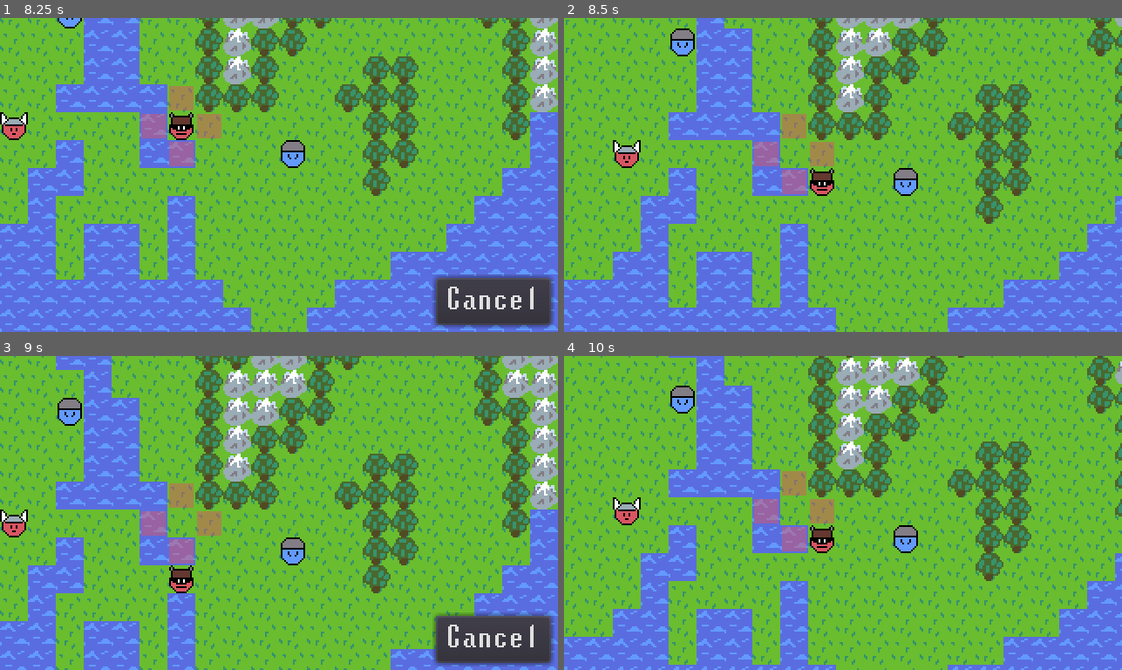
Above: before the commit, frames 1-4 (two rows, left to right).
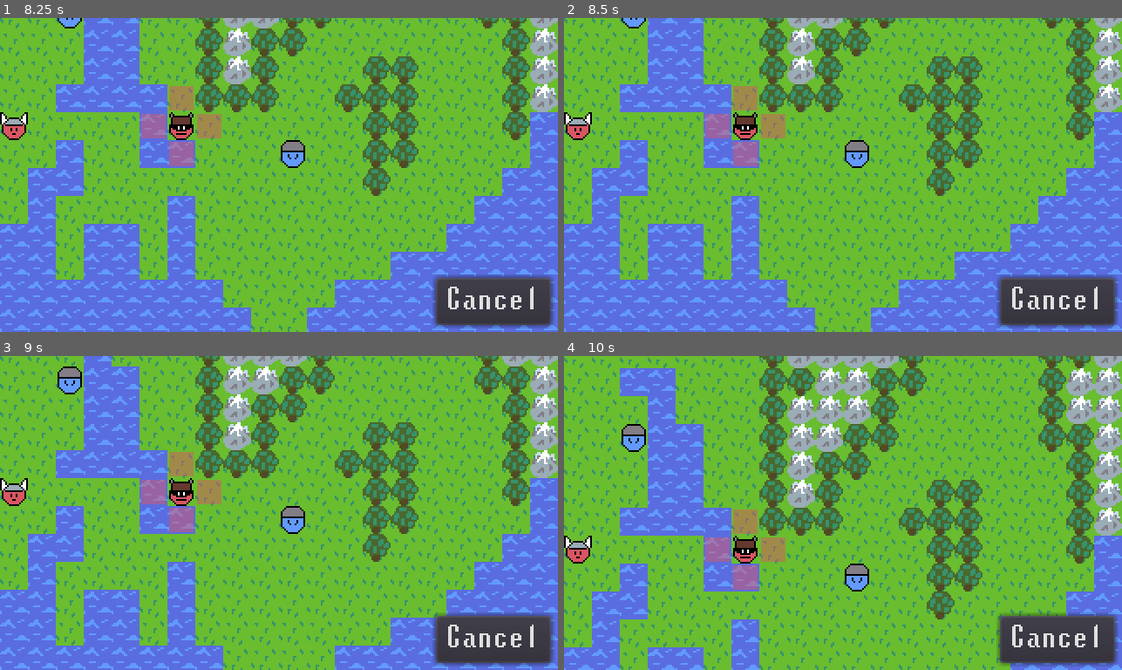
Above: after the commit, the same moments.

Repository: AaronWizard/LegendsOfMajesticSteel
Game: Godot game, scene res://src/game/Game.tscn
Two runs of this game, one before a commit and one after it. Both use one fixed random seed, a clock stepped at 60 frames per second and the inputs below.
Inputs (mouse positions are in pixels of both pictures, inside the frame that each line leads up to):
- Up to frame 1 (8.25 s): click "Wait" at 0.5 s; click "Attack" at 1.25 s; tap Enter at 2, 5, 6.5 s; move the mouse to (251, 237) at 2.02 s; click (251, 237) at 2.17 s; click "Cancel" at 2.75 s; click "Attack" at 3.5 s; tap Space at 4.25, 5.75, 7.25 s; drag from (446, 222) to (251, 237) at 4.27 s; move the mouse to (111, 127) at 5.02 s; click (111, 127) at 5.17 s; drag from (306, 175) to (111, 127) at 5.77 s; move the mouse to (195, 96) at 6.52 s; click (195, 96) at 6.67 s; drag from (401, 159) to (195, 96) at 7.27 s; move the mouse to (167, 190) at 8.02 s; click (167, 190) at 8.17 s
- Up to frame 2 (8.5 s): no input
- Up to frame 3 (9 s): drag from (334, 443) to (167, 528) at 8.77 s
- Up to frame 4 (10 s): move the mouse to (815, 575) at 9.52 s; click (815, 575) at 9.67 s

Frame 1 is identical in both runs. In frame 2, 58% of the frame differs, in the area x 0-100%, y 0-100%; in frame 3, 41%; in frame 4, 58%.

Commit message:
Working on clicking to move vs clicking to target

Diff:
--- a/src/actions/Move.gd
+++ b/src/actions/Move.gd
@@ -25,15 +25,15 @@
 
 func allow_cancel(gui: BattleGUI) -> void:
 	# warning-ignore:return_value_discarded
-	gui.connect("mouse_clicked", self, "_click_to_cancel", [], CONNECT_ONESHOT)
+	gui.connect("clicked_to_move", self, "_click_to_cancel", [], CONNECT_ONESHOT)
 	# In case move not cancelled
 	# warning-ignore:return_value_discarded
 	connect("finished", self, "_disconnect_from_gui", [gui], CONNECT_ONESHOT)
 
 
 func _disconnect_from_gui(gui: BattleGUI) -> void:
-	if gui.is_connected("mouse_clicked", self, "_click_to_cancel"):
-		gui.disconnect("mouse_clicked", self, "_click_to_cancel")
+	if gui.is_connected("clicked_to_move", self, "_click_to_cancel"):
+		gui.disconnect("clicked_to_move", self, "_click_to_cancel")
 
 
 func _click_to_cancel(_position) -> void:
--- a/src/ai/Player.gd
+++ b/src/ai/Player.gd
@@ -18,8 +18,11 @@
 func _connect_to_gui(gui: BattleGUI) -> void:
 	gui.buttons_visible = true
 	gui.dragging_enabled = true
+
 	# warning-ignore:return_value_discarded
-	gui.connect("mouse_clicked", self, "_map_clicked")
+	gui.connect("clicked_to_move", self, "_move")
+	# warning-ignore:return_value_discarded
+	gui.connect("clicked_to_target", self, "_target_ability")
 	# warning-ignore:return_value_discarded
 	gui.connect("wait_pressed", self, "_wait_clicked")
 
@@ -27,11 +30,12 @@
 func _disconnect_from_gui(gui: BattleGUI) -> void:
 	gui.buttons_visible = false
 	gui.dragging_enabled = false
-	gui.disconnect("mouse_clicked", self, "_map_clicked")
+	gui.disconnect("clicked_to_move", self, "_move")
+	gui.disconnect("clicked_to_target", self, "_target_ability")
 	gui.disconnect("wait_pressed", self, "_wait_clicked")
 
 
-func _map_clicked(_position) -> void:
+func _move(_position) -> void:
 	var target_cell := get_map().get_mouse_cell()
 
 	var path := get_battle_stats().get_walk_path(target_cell)
@@ -41,6 +45,10 @@
 		emit_signal("_input_processed", action)
 
 
+func _target_ability(position: Vector2, ability: Ability) -> void:
+	print(ability.name)
+
+
 func _wait_clicked() -> void:
 	get_battle_stats().finished = true
 	emit_signal("_input_processed", null)
--- a/src/game/BattleGUI.gd
+++ b/src/game/BattleGUI.gd
@@ -1,11 +1,14 @@
 class_name BattleGUI
 extends CanvasLayer
 
-signal mouse_dragged(relative)
-signal mouse_clicked(position)
-signal wait_pressed
+signal camera_dragged(relative)
+
+signal clicked_to_move(position)
+signal clicked_to_target(position, ability)
+
 signal ability_pressed(ability)
 signal ability_cleared
+signal wait_pressed
 
 const MIN_DRAG_SPEED_SQUARED = 8^2
 
@@ -29,13 +32,13 @@
 	if event is InputEventMouseButton:
 		if event.button_index == BUTTON_LEFT:
 			if not event.pressed and _mouse_down and not _dragging:
-				emit_signal("mouse_clicked", event.position)
+				_on_mouse_clicked(event.position)
 			_mouse_down = event.pressed
 	elif event is InputEventMouseMotion:
 		_dragging = dragging_enabled and _mouse_down \
 				and (event.speed.length_squared() >= MIN_DRAG_SPEED_SQUARED)
 		if _dragging:
-			emit_signal("mouse_dragged", event.relative)
+			emit_signal("camera_dragged", event.relative)
 
 
 func set_buttons_visible(value: bool) -> void:
@@ -72,15 +75,22 @@
 		_ability_cancel_button.visible = false
 
 
+func _on_mouse_clicked(position: Vector2) -> void:
+	if current_ability:
+		emit_signal("clicked_to_target", position, current_ability)
+	else:
+		emit_signal("clicked_to_move", position)
+
+
 func _on_ability_pressed(ability: Ability) -> void:
 	set_current_ability(ability)
 	emit_signal("ability_pressed", ability)
 
 
-func _on_Wait_pressed() -> void:
-	emit_signal("wait_pressed")
-
-
 func _on_AbilityCancel_pressed() -> void:
 	set_current_ability(null)
 	emit_signal("ability_cleared")
+
+
+func _on_Wait_pressed() -> void:
+	emit_signal("wait_pressed")
--- a/src/game/Game.gd
+++ b/src/game/Game.gd
@@ -33,7 +33,7 @@
 	_camera.set_bounds(new_map.get_pixel_rect())
 
 
-func _on_BattleGUI_mouse_dragged(relative: Vector2) -> void:
+func _on_BattleGUI_camera_dragged(relative) -> void:
 	_camera.drag(relative)
 
 
--- a/src/game/Game.tscn
+++ b/src/game/Game.tscn
@@ -25,4 +25,4 @@
 [connection signal="turn_started" from="TurnManager" to="." method="_on_TurnManager_turn_started"]
 [connection signal="ability_cleared" from="BattleGUI" to="." method="_on_BattleGUI_ability_cleared"]
 [connection signal="ability_pressed" from="BattleGUI" to="." method="_on_BattleGUI_ability_pressed"]
-[connection signal="mouse_dragged" from="BattleGUI" to="." method="_on_BattleGUI_mouse_dragged"]
+[connection signal="camera_dragged" from="BattleGUI" to="." method="_on_BattleGUI_camera_dragged"]
